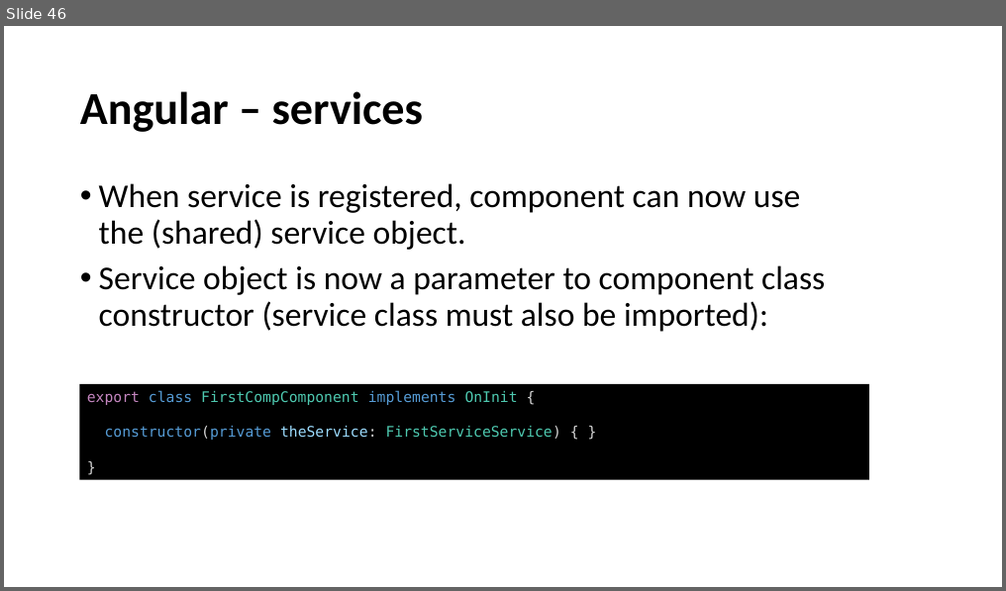
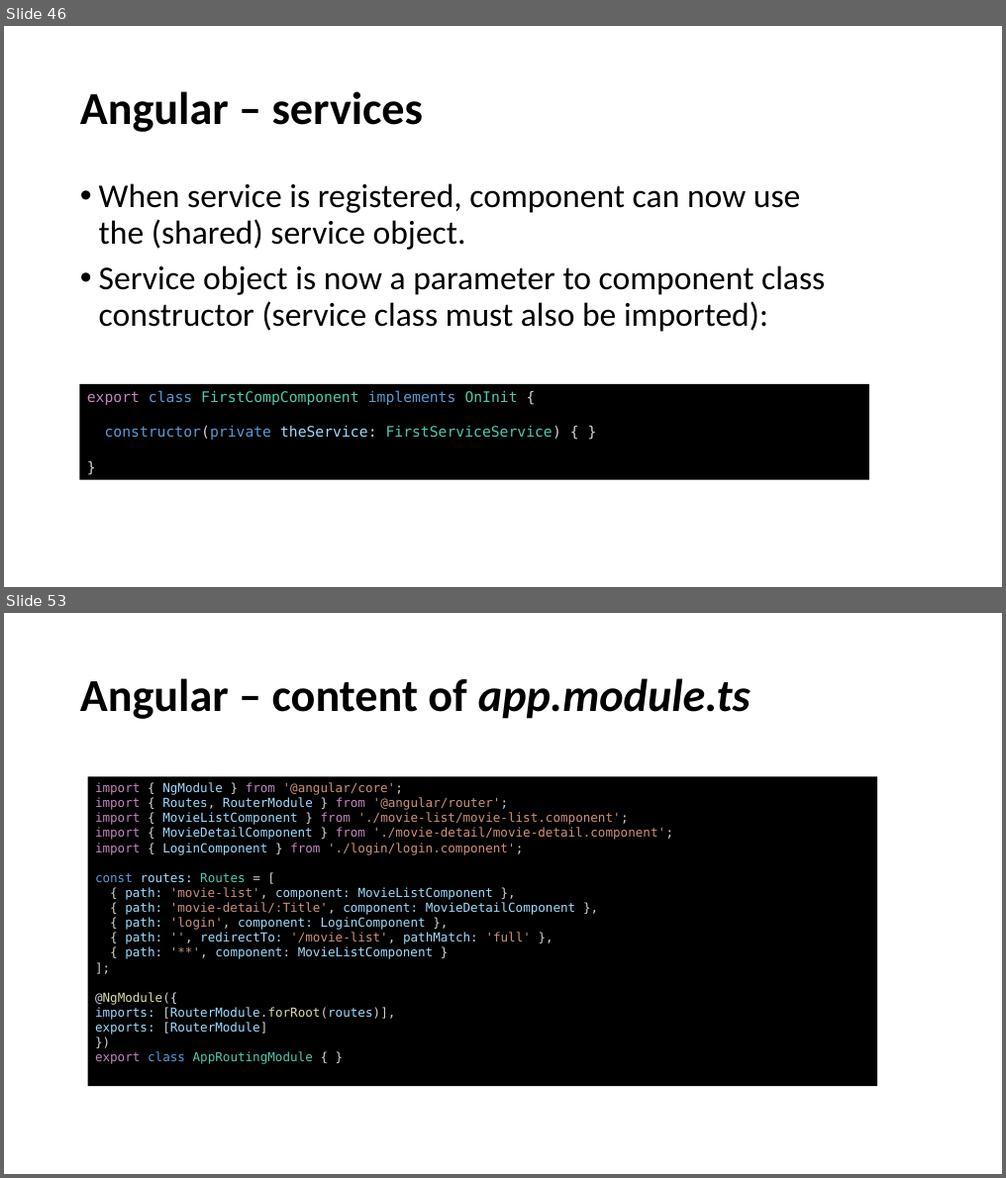
Before and after one commit to perl-easj/WebProg, a slide deck: 60_Angular/Angular.pptx. Shown one above the other, each under a label of ours: slide 46 before the commit, slides 46 and 53 after it; the slides between them are not shown. The pictures are 1006x591 and 1006x1178 pixels, drawn with LibreOffice and Linux fonts; fonts in the diff are those of the drawing. Boxes give left, top, right and bottom in pixels: in the first picture for what was removed or moved away, otherwise in the second. Text is boxed around its words. In the diff, an @@ line names an element or a change of style, - is before the commit and + after.

Commit message:
Update of Angular exercises and presentation

```diff
--- a/60_Angular/Angular.pptx
+++ b/60_Angular/Angular.pptx
@@ slide 53 added at (4,613,1002,1174), background #FFFFFF @@
@@ title added at (80,678,750,719), 44 pt, text #000000, bold @@
+Angular – content of app.module.ts
@@ rectangle added at (88,777,877,1087), fill #000000, 12 pt, text #9CDCFE @@
+import { NgModule } from '@angular/core';
+import { Routes, RouterModule } from '@angular/router';
+import { MovieListComponent } from './movie-list/movie-list.component';
+import { MovieDetailComponent } from './movie-detail/movie-detail.component';
+import { LoginComponent } from './login/login.component';
+const routes: Routes = [
+{ path: 'movie-list', component: MovieListComponent },
+{ path: 'movie-detail/:Title', component: MovieDetailComponent },
+{ path: 'login', component: LoginComponent },
+{ path: '', redirectTo: '/movie-list', pathMatch: 'full' },
+{ path: '**', component: MovieListComponent }
+];
+@NgModule({
+imports: [RouterModule.forRoot(routes)],
+exports: [RouterModule]
+})
+export class AppRoutingModule { }
```
Also in this commit, not shown: 1 slide changed, 24 other slides added, 1 other file.
